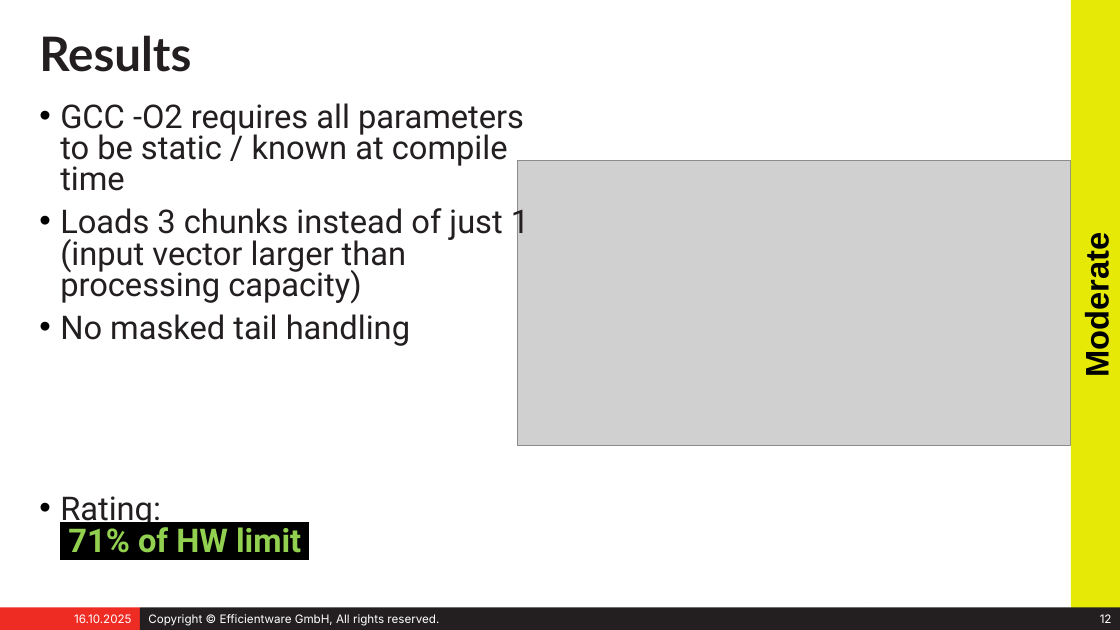
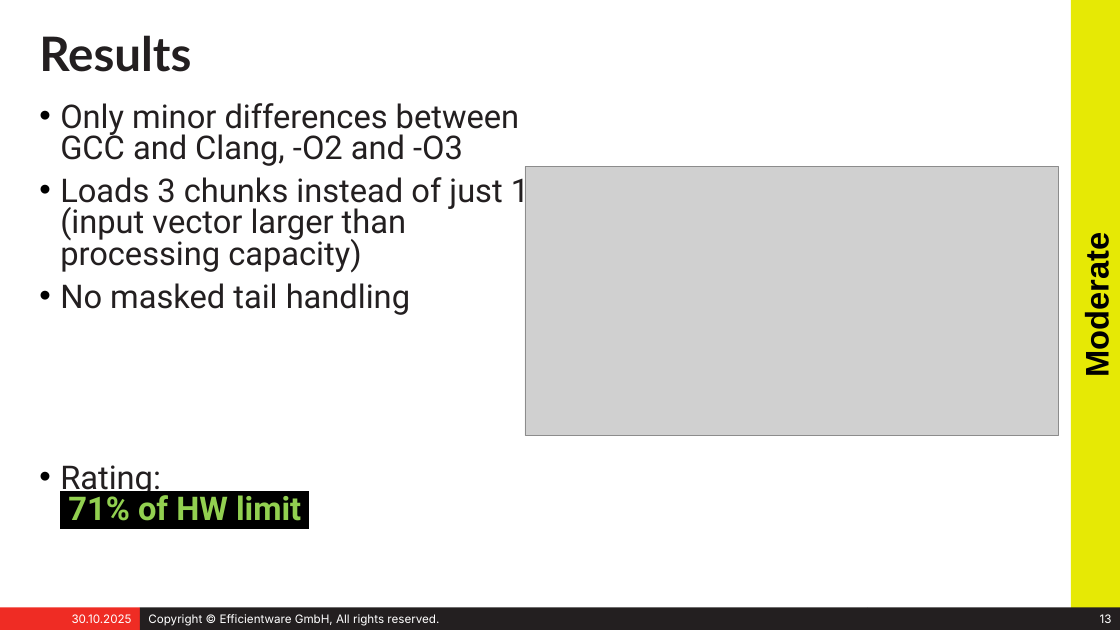
Before and after one commit to stefeff/auto-vectorization, a slide deck: slide 13 of presentation/speed_for_free.odp (slide 12 before the commit). Drawn at 1120x630 pixels with LibreOffice and Linux fonts; fonts in the diff are those of the drawing; grey boxes stand for pictures. Boxes give left, top, right and bottom in pixels: in the first picture for what was removed or moved away, otherwise in the second. Text is boxed around its words. In the diff, an @@ line names an element or a change of style, - is before the commit and + after.

```diff
--- a/presentation/speed_for_free.odp
+++ b/presentation/speed_for_free.odp
@@ text at [60, 103, 519, 166]: text changed @@
-• GCC -O2 requires all parameters to be static / known at compile time
+• Only minor differences between
+  GCC and Clang, -O2 and -O3
@@ picture: place and size @@
-picture at [518, 160, 1071, 445]
+picture at [525, 166, 1059, 435]
@@ text in rectangle at [72, 614, 132, 623]: text changed @@
-16.10.2025
+30.10.2025
@@ page number at [1100, 614, 1112, 623]: text changed @@
-12
+13
```
Also in this commit, not shown: 19 other slides changed, 1 slide added, 1 other file.
